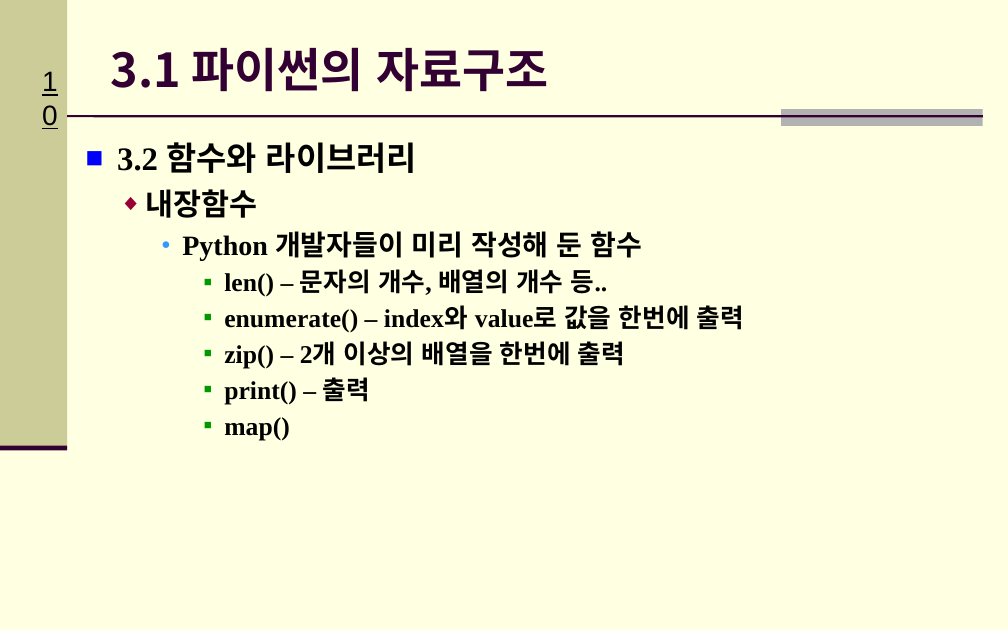
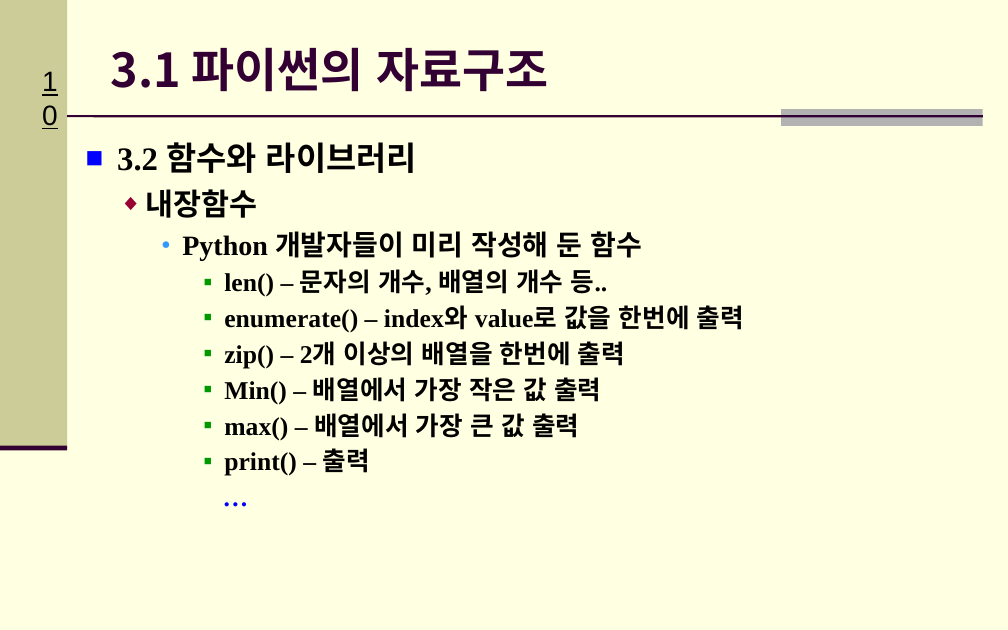
Before and after one commit to Hitbee-dev/OpenCV-Python, a slide deck: slide 10 of 2022-09-20/documents/CH_03_파이썬 기초_실습2.pptx. Drawn at 1008x630 pixels with LibreOffice and Linux fonts; fonts in the diff are those of the drawing; background and template pictures are left out. Boxes give left, top, right and bottom in pixels: in the first picture for what was removed or moved away, otherwise in the second. Text is boxed around its words. In the diff, an @@ line names an element or a change of style, - is before the commit and + after.

```diff
--- a/2022-09-20/documents/CH_03_파이썬 기초_실습2.pptx
+++ b/2022-09-20/documents/CH_03_파이썬 기초_실습2.pptx
@@ text at box(224, 377, 601, 440): paragraphs added @@
+      ▪ Min() – 배열에서 가장 작은 값 출력
+      ▪ max() – 배열에서 가장 큰 값 출력
@@ text at box(224, 417, 290, 440): text changed; text colour #000000 to #0000FF @@
-      ▪ map()
+      …
```
Also in this commit, not shown: 1 other slide changed.
